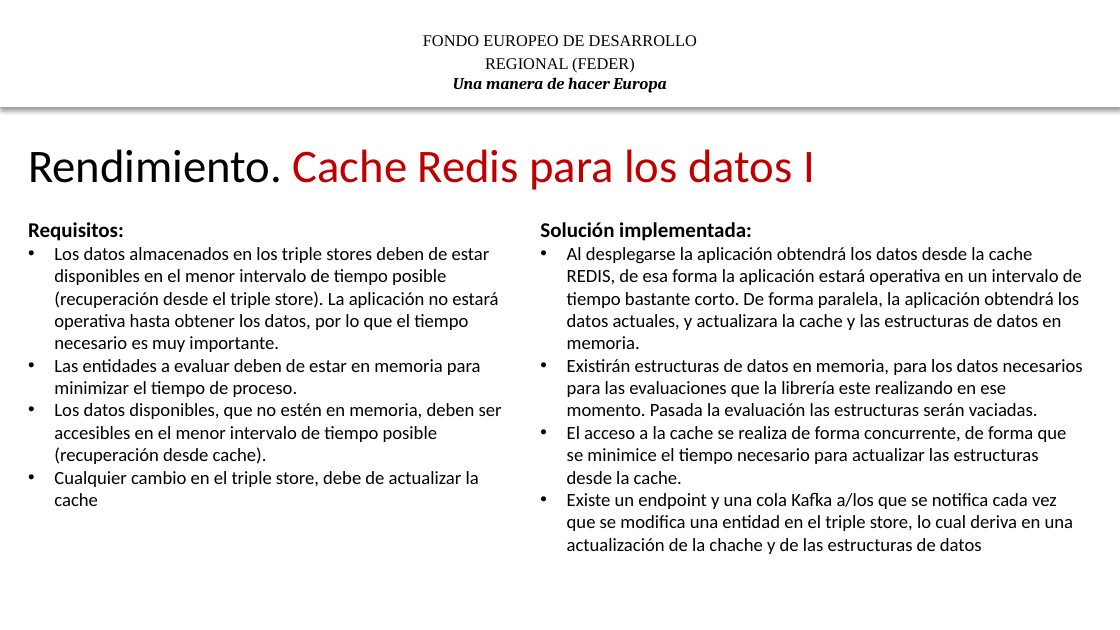
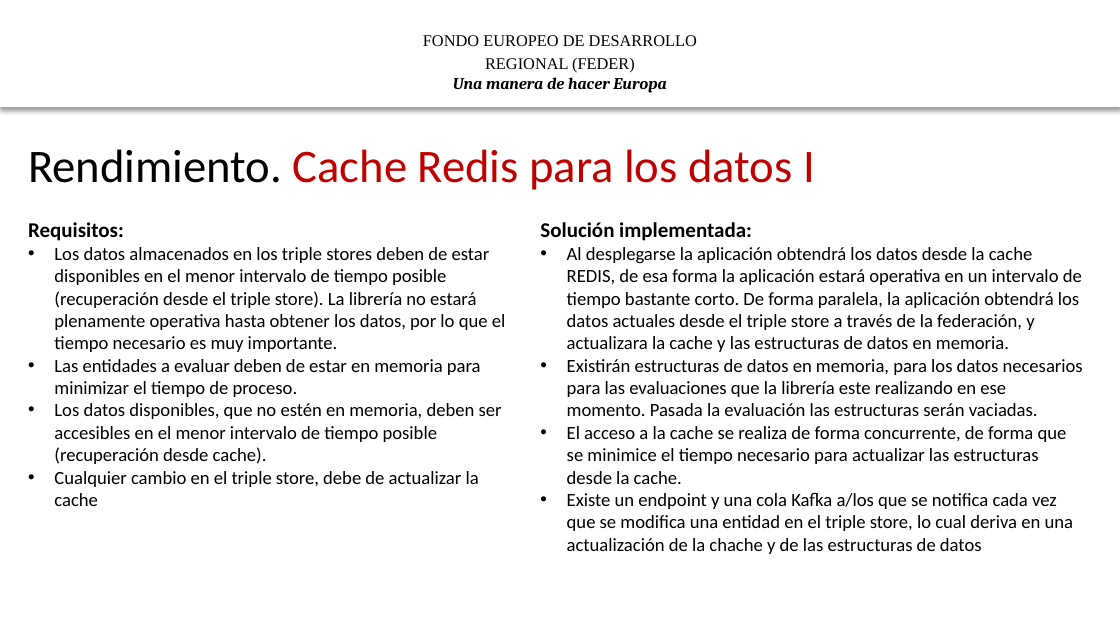
Before and after one commit to HerculesCRUE/ib-asio-docs-, a slide deck: slide 17 of 28-Material_de_formación/Formación Federación y Descubrimiento/II Descripción de bajo nivel de la lirería de descubrimiento .pptx (slide 10 before the commit). Drawn at 1120x630 pixels with LibreOffice and Linux fonts; fonts in the diff are those of the drawing; background and template pictures are left out. Boxes give left, top, right and bottom in pixels: in the first picture for what was removed or moved away, otherwise in the second. Text is boxed around its words. In the diff, an @@ line names an element or a change of style, - is before the commit and + after.

```diff
--- a/28-Material_de_formación/Formación Federación y Descubrimiento/II Descripción de bajo nivel de la lirería de descubrimiento .pptx
+++ b/28-Material_de_formación/Formación Federación y Descubrimiento/II Descripción de bajo nivel de la lirería de descubrimiento .pptx
@@ text at [54,247,506,352]: text changed @@
-• Los datos almacenados en los triple stores deben de estar disponibles en el menor intervalo de tiempo posible (recuperación desde el triple store). La aplicación no estará operativa hasta obtener los datos, por lo que el tiempo necesario es muy importante.
+• Los datos almacenados en los triple stores deben de estar disponibles en el menor intervalo de tiempo posible (recuperación desde el triple store). La librería no estará plenamente operativa hasta obtener los datos, por lo que el tiempo necesario es muy importante.
@@ text at [567,247,1082,352]: text changed @@
-• Al desplegarse la aplicación obtendrá los datos desde la cache REDIS, de esa forma la aplicación estará operativa en un intervalo de tiempo bastante corto. De forma paralela, la aplicación obtendrá los datos actuales, y actualizara la cache y las estructuras de datos en memoria.
+• Al desplegarse la aplicación obtendrá los datos desde la cache REDIS, de esa forma la aplicación estará operativa en un intervalo de tiempo bastante corto. De forma paralela, la aplicación obtendrá los datos actuales desde el triple store a través de la federación, y actualizara la cache y las estructuras de datos en memoria.
```
Also in this commit, not shown: 10 other slides changed, 8 slides added, 1 slide removed, 19 other files.
